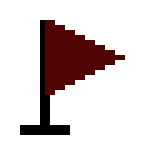
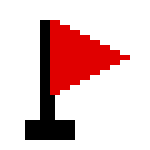
Two versions of the same layered image (150 × 150). Layer-by-layer changes:
removed layer "Document" over (x1=20, y1=20, x2=125, y2=135)
renamed "Background" to "flag.png", showed it, painted on it over (x1=20, y1=20, x2=130, y2=140)
